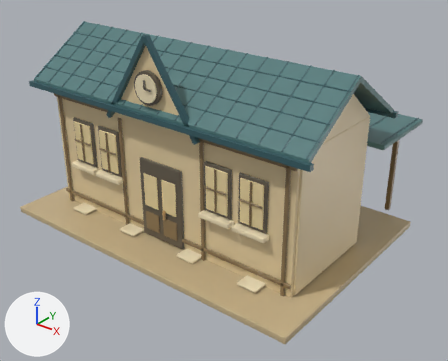
Before and after pictures for a commit that changed the Blender file assets-source/station.blend.
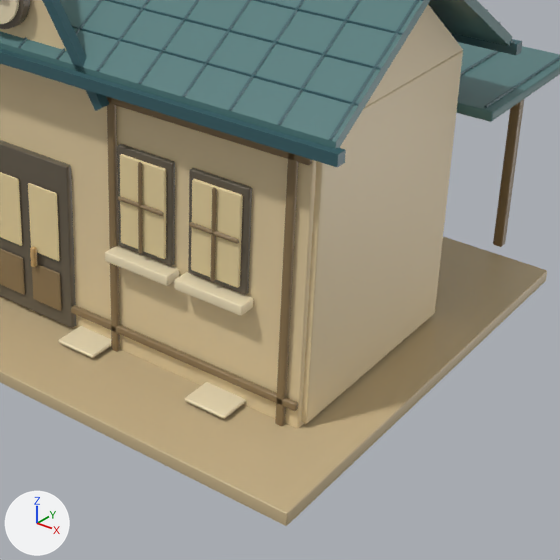
The first picture shows the older version from a camera (50 mm lens) standing at (3.37, -3.9, 2.95) and looking at (0.2, 0.07, 0.49). The close-ups show the older and then the newer version on the part from 33% to 93% of the width and 25% to 100% of the height of that picture. Only the edits that show in the close-ups are written down. The axes (+X, +Y, +Z) are drawn at lower left. The lights are the same throughout.

The first close-up shows 'Canopy_sheet', 'Door_frame', 'Eave_cut_edge', 'End_gable.001', 'End_wall.001', 'Foundation', 'Recessed_window.003', 'Roof_sheet', 'Timber_upright.003', 'Wall_Cardstock', 'Warm_glazing.002', 'Warm_glazing.003' and 36 more.
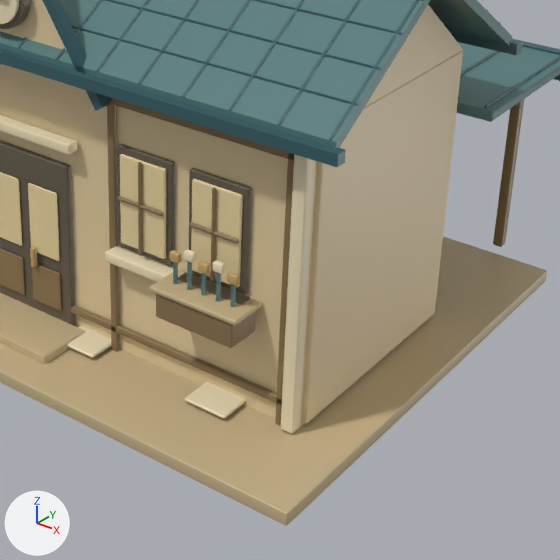
The change, as a list of edits to the scene's bpy script:
```text
Add ob_entry_step:
    ob_entry_step = bpy.data.objects.new('Entry_step', me_立方体_184)  # a box spanning x -0.31..0.31, y -0.125..0.125, z -0.028..0.028; in mat_edge (beige #c8b38b); modifiers BEVEL, WEIGHTED_NORMAL
    ob_entry_step.parent = ob_hinge_front
    ob_entry_step.location = (0.0, -0.17, 0.02)
Add ob_entry_lintel:
    ob_entry_lintel = bpy.data.objects.new('Entry_lintel', me_立方体_183)  # a box spanning x -0.285..0.285, y -0.028..0.028, z -0.022..0.022; in mat_ivory (beige #f1e2bd); modifiers BEVEL, WEIGHTED_NORMAL
    ob_entry_lintel.parent = ob_hinge_front
    ob_entry_lintel.location = (0.0, -0.06, 0.865)
Add ob_facade_corner_trim_001:
    ob_facade_corner_trim_001 = bpy.data.objects.new('Facade_corner_trim.001', me_立方体_182)  # a box spanning x -0.028..0.028, y -0.028..0.028, z -0.59..0.59; in mat_ivory (beige #f1e2bd); modifiers BEVEL, WEIGHTED_NORMAL
    ob_facade_corner_trim_001.parent = ob_hinge_front
    ob_facade_corner_trim_001.location = (1.31, -0.045, 0.605)
Add ob_paper_flower_009:
    ob_paper_flower_009 = bpy.data.objects.new('Paper_flower.009', me_立方体_180)  # a box spanning x -0.0225..0.0225, y -0.0125..0.0125, z -0.02..0.02; in mat_gold (orange #c6a26a); modifiers BEVEL, WEIGHTED_NORMAL
    ob_paper_flower_009.parent = ob_hinge_front
    ob_paper_flower_009.location = (1.09, -0.12, 0.605)
Add ob_paper_flower_stem_009:
    ob_paper_flower_stem_009 = bpy.data.objects.new('Paper_flower_stem.009', me_立方体_179)  # a box spanning x -0.006..0.006, y -0.006..0.006, z -0.055..0.055; in mat_roof (dark cyan #537b7b)
    ob_paper_flower_stem_009.parent = ob_hinge_front
    ob_paper_flower_stem_009.location = (1.09, -0.12, 0.54)
    ob_paper_flower_stem_009.rotation_euler = (0.0, 0.0, -3.142)  # degrees (0, 0, -180)
Add ob_paper_flower_008:
    ob_paper_flower_008 = bpy.data.objects.new('Paper_flower.008', me_立方体_178)  # a box spanning x -0.0225..0.0225, y -0.0125..0.0125, z -0.02..0.02; in mat_ivory (beige #f1e2bd); modifiers BEVEL, WEIGHTED_NORMAL
    ob_paper_flower_008.parent = ob_hinge_front
    ob_paper_flower_008.location = (1.025, -0.12, 0.63)
Add ob_paper_flower_stem_008:
    ob_paper_flower_stem_008 = bpy.data.objects.new('Paper_flower_stem.008', me_立方体_177)  # a box spanning x -0.006..0.006, y -0.006..0.006, z -0.0675..0.0675; in mat_roof (dark cyan #537b7b)
    ob_paper_flower_stem_008.parent = ob_hinge_front
    ob_paper_flower_stem_008.location = (1.025, -0.12, 0.552)
    ob_paper_flower_stem_008.rotation_euler = (0.0, 0.0, -3.142)  # degrees (0, 0, -180)
Add ob_paper_flower_007:
    ob_paper_flower_007 = bpy.data.objects.new('Paper_flower.007', me_立方体_180.copy())  # modifiers BEVEL, WEIGHTED_NORMAL
    ob_paper_flower_007.parent = ob_hinge_front
    ob_paper_flower_007.location = (0.96, -0.12, 0.605)
Add ob_paper_flower_stem_007:
    ob_paper_flower_stem_007 = bpy.data.objects.new('Paper_flower_stem.007', me_立方体_179.copy())
    ob_paper_flower_stem_007.parent = ob_hinge_front
    ob_paper_flower_stem_007.location = (0.96, -0.12, 0.54)
    ob_paper_flower_stem_007.rotation_euler = (0.0, 0.0, -3.142)  # degrees (0, 0, -180)
Add ob_paper_flower_006:
    ob_paper_flower_006 = bpy.data.objects.new('Paper_flower.006', me_立方体_174)  # a box spanning x -0.0225..0.0225, y -0.0125..0.0125, z -0.02..0.02; in mat_ivory (beige #f1e2bd); modifiers BEVEL, WEIGHTED_NORMAL
    ob_paper_flower_006.parent = ob_hinge_front
    ob_paper_flower_006.location = (0.895, -0.12, 0.63)
Add ob_paper_flower_stem_006:
    ob_paper_flower_stem_006 = bpy.data.objects.new('Paper_flower_stem.006', me_立方体_177.copy())
    ob_paper_flower_stem_006.parent = ob_hinge_front
    ob_paper_flower_stem_006.location = (0.895, -0.12, 0.552)
    ob_paper_flower_stem_006.rotation_euler = (0.0, 0.0, -3.142)  # degrees (0, 0, -180)
Add ob_paper_flower_005:
    ob_paper_flower_005 = bpy.data.objects.new('Paper_flower.005', me_立方体_180.copy())  # modifiers BEVEL, WEIGHTED_NORMAL
    ob_paper_flower_005.parent = ob_hinge_front
    ob_paper_flower_005.location = (0.83, -0.12, 0.605)
Add ob_paper_flower_stem_005:
    ob_paper_flower_stem_005 = bpy.data.objects.new('Paper_flower_stem.005', me_立方体_179.copy())
    ob_paper_flower_stem_005.parent = ob_hinge_front
    ob_paper_flower_stem_005.location = (0.83, -0.12, 0.54)
    ob_paper_flower_stem_005.rotation_euler = (0.0, 0.0, -3.142)  # degrees (0, 0, -180)
Add ob_flower_box_rim_001:
    ob_flower_box_rim_001 = bpy.data.objects.new('Flower_box_rim.001', me_立方体_170)  # a box spanning x -0.195..0.195, y -0.085..0.085, z -0.012..0.012; in mat_edge (beige #c8b38b); modifiers BEVEL, WEIGHTED_NORMAL
    ob_flower_box_rim_001.parent = ob_hinge_front
    ob_flower_box_rim_001.location = (0.96, -0.11, 0.48)
Add ob_platform_flower_box_001:
    ob_platform_flower_box_001 = bpy.data.objects.new('Platform_flower_box.001', me_立方体_169)  # a box spanning x -0.175..0.175, y -0.075..0.075, z -0.06..0.06; in mat_timber (brown #8a7350); modifiers BEVEL, WEIGHTED_NORMAL
    ob_platform_flower_box_001.parent = ob_hinge_front
    ob_platform_flower_box_001.location = (0.96, -0.11, 0.42)
Add ob_canopy_fascia:
    ob_canopy_fascia = bpy.data.objects.new('Canopy_fascia', me_立方体_147)  # a box spanning x -1.52..1.52, y -0.02..0.02, z -0.06..0.06; in mat_roof_edge (dark cyan #375e65); modifiers BEVEL, WEIGHTED_NORMAL
    ob_canopy_fascia.parent = ob_hinge_canopy
    ob_canopy_fascia.location = (0.0, 0.79, -0.03)
```

Where the change shows, as pixel boxes (x1, y1, x2, y2) in the close-ups (560 x 560 px):
'Facade_corner_trim.001', added (beige): after (281, 154, 315, 434)
'Entry_step', added (beige): after (0, 293, 85, 364)
'Platform_flower_box.001', added (brown): after (156, 294, 255, 348)
'Flower_box_rim.001', added (beige): after (150, 269, 262, 326)
'Entry_lintel', added (beige): after (0, 115, 77, 155)
'Canopy_fascia', added: after (515, 39, 560, 81)
'Paper_flower.009', added: after (227, 272, 240, 286)
'Paper_flower_stem.006', added: after (187, 261, 192, 290)
'Paper_flower_stem.008', added (mostly hidden): after (216, 272, 221, 302)
'Paper_flower.008', added: after (213, 260, 225, 274)
'Paper_flower.007', added: after (198, 261, 210, 275)
'Paper_flower.006', added: after (184, 249, 196, 263)
'Paper_flower.005', added: after (170, 250, 182, 263)
'Paper_flower_stem.005', added: after (173, 262, 178, 284)
'Paper_flower_stem.007', added: after (201, 273, 206, 296)
'Paper_flower_stem.009', added: after (230, 284, 236, 307)
'Paper_sill.003', unchanged, covered by the edit: before (174, 272, 253, 316); after (178, 272, 252, 305)
